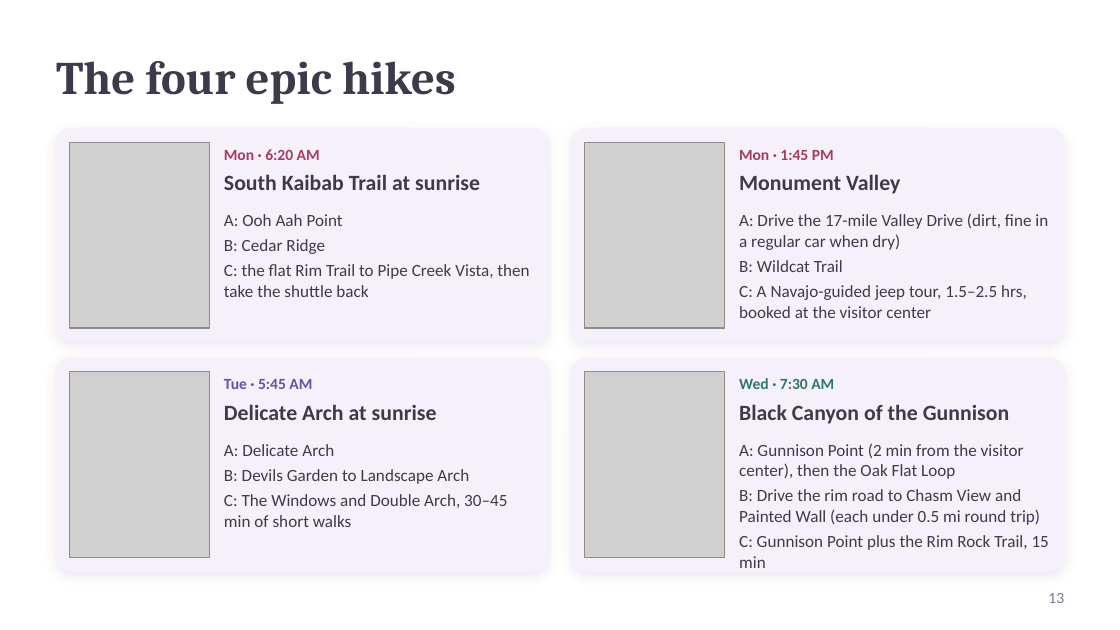
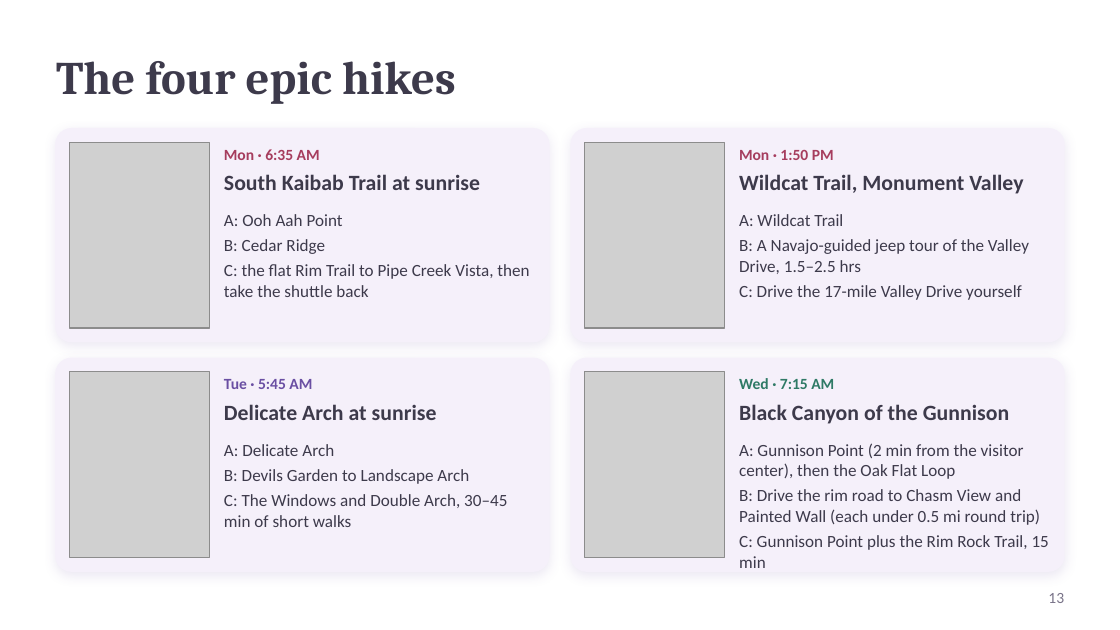
Before and after one commit to kohl-crypto/desert-to-divide, a slide deck: slide 13 of Desert-to-Divide-Tour-Guide.pptx. Drawn at 1120x630 pixels with LibreOffice and Linux fonts; fonts in the diff are those of the drawing; grey boxes stand for pictures. Boxes give left, top, right and bottom in pixels: in the first picture for what was removed or moved away, otherwise in the second. Text is boxed around its words. In the diff, an @@ line names an element or a change of style, - is before the commit and + after.

```diff
--- a/Desert-to-Divide-Tour-Guide.pptx
+++ b/Desert-to-Divide-Tour-Guide.pptx
@@ text at [224, 149, 320, 160]: text changed @@
-Mon · 6:20 AM
+Mon · 6:35 AM
@@ text at [739, 150, 834, 160]: text changed @@
-Mon · 1:45 PM
+Mon · 1:50 PM
@@ text at [739, 174, 1023, 194]: text changed @@
-Monument Valley
+Wildcat Trail, Monument Valley
@@ text at [739, 214, 1029, 300]: text changed @@
-A: Drive the 17-mile Valley Drive (dirt, fine in a regular car when dry)
-B: Wildcat Trail
-C: A Navajo-guided jeep tour, 1.5–2.5 hrs, booked at the visitor center
+A: Wildcat Trail
+B: A Navajo-guided jeep tour of the Valley Drive, 1.5–2.5 hrs
+C: Drive the 17-mile Valley Drive yourself
@@ text at [739, 378, 834, 389]: text changed @@
-Wed · 7:30 AM
+Wed · 7:15 AM
```
Also in this commit, not shown: 13 other slides changed, 4 other files.
